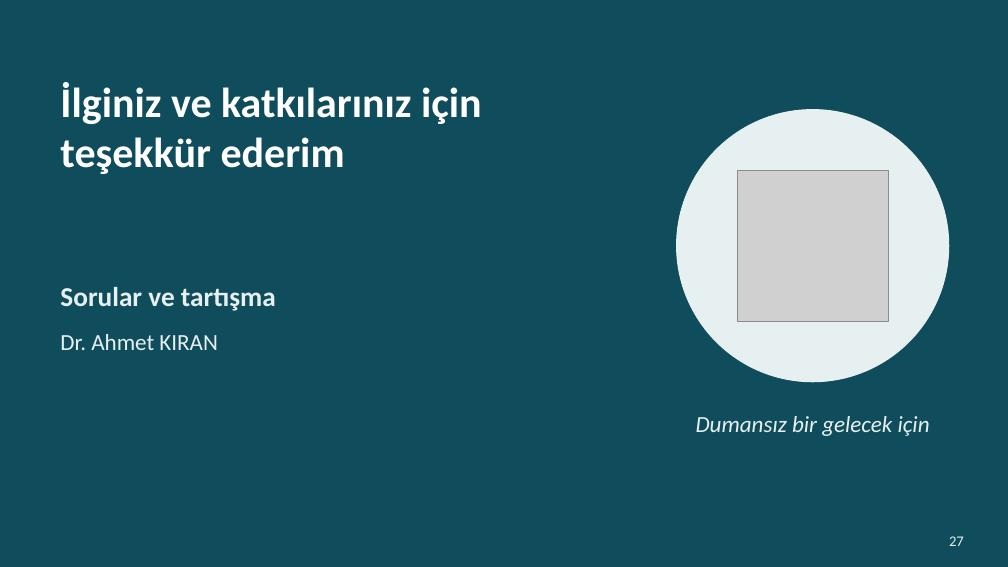
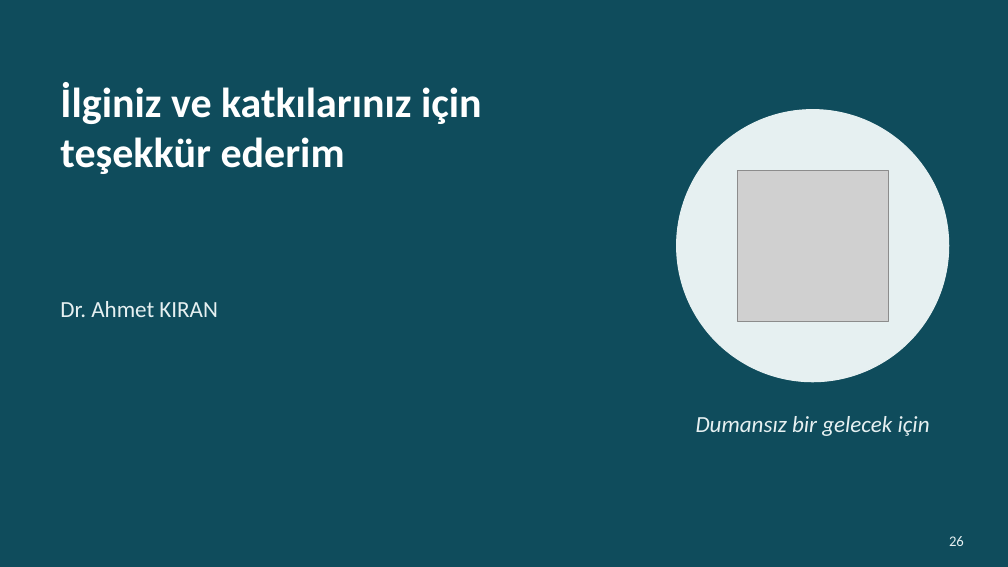
Before and after one commit to kiranahmet/Claude, a slide deck: slide 26 of Sunumlar/Makale_Sunumu_Sigara_Birakma.pptx (slide 27 before the commit). Drawn at 1008x567 pixels with LibreOffice and Linux fonts; fonts in the diff are those of the drawing; grey boxes stand for pictures. Boxes give left, top, right and bottom in pixels: in the first picture for what was removed or moved away, otherwise in the second. Text is boxed around its words. In the diff, an @@ line names an element or a change of style, - is before the commit and + after.

```diff
--- a/Sunumlar/Makale_Sunumu_Sigara_Birakma.pptx
+++ b/Sunumlar/Makale_Sunumu_Sigara_Birakma.pptx
@@ text at bbox=[60, 287, 276, 311]: paragraph removed @@
-Sorular ve tartışma
@@ page number at bbox=[949, 536, 964, 546]: text changed @@
-27
+26
```
Also in this commit, not shown: 3 other slides changed, 1 slide removed, 1 other file.
